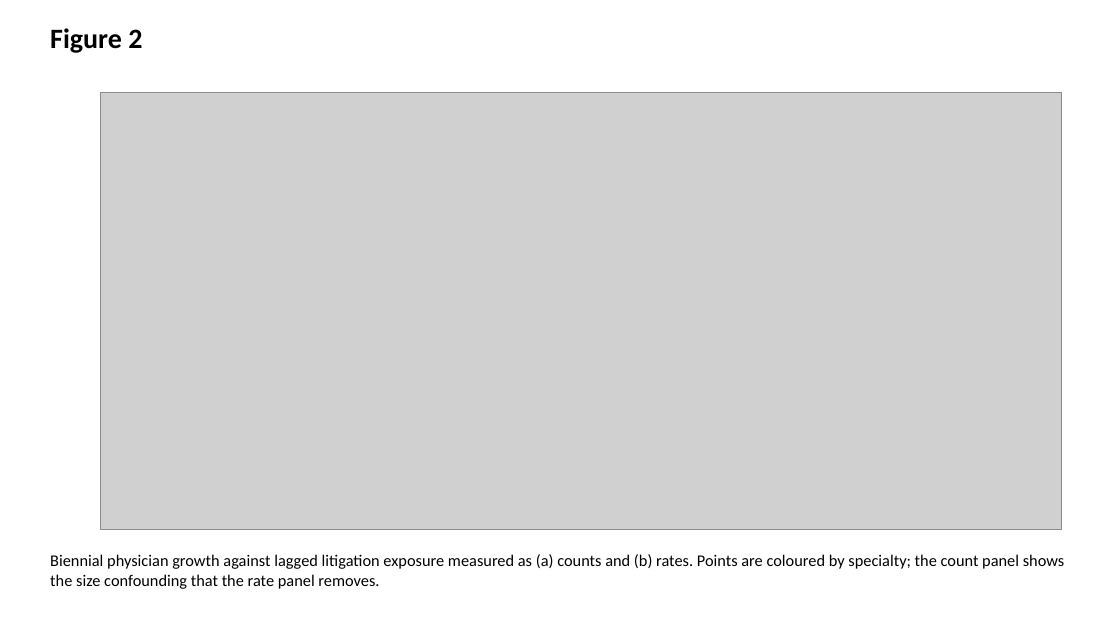
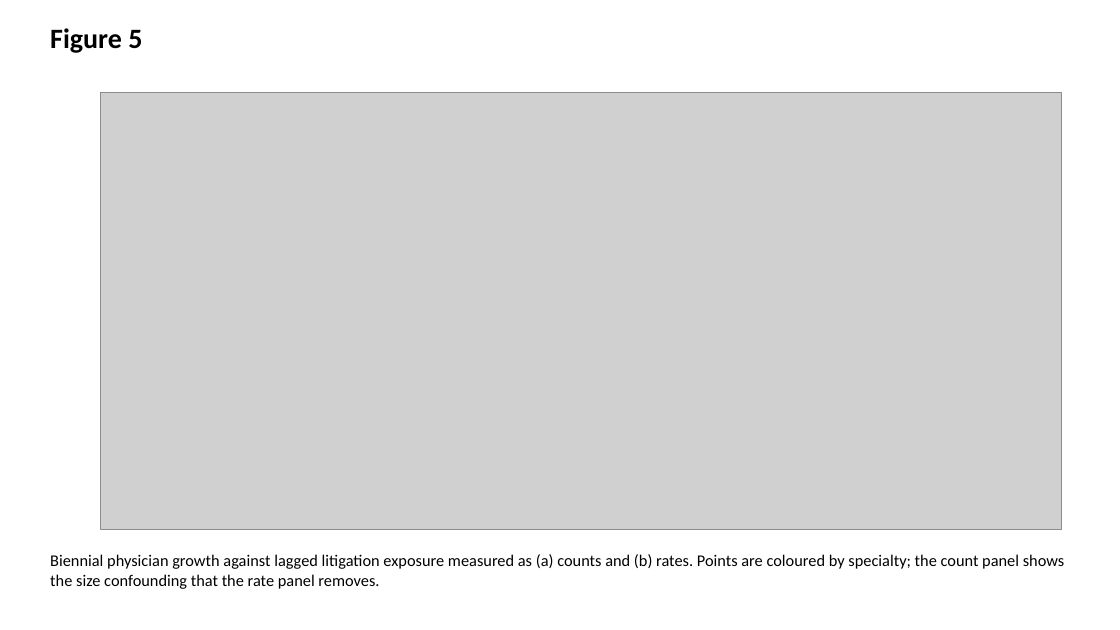
Before and after one commit to bougtoir/medical-accident-its-analysis, a slide deck: slide 5 of medical_accident_its_analysis/manuscript/bpp_figures.pptx (slide 2 before the commit). Drawn at 1120x630 pixels with LibreOffice and Linux fonts; fonts in the diff are those of the drawing; grey boxes stand for pictures. Boxes give left, top, right and bottom in pixels: in the first picture for what was removed or moved away, otherwise in the second. Text is boxed around its words. In the diff, an @@ line names an element or a change of style, - is before the commit and + after.

```diff
--- a/medical_accident_its_analysis/manuscript/bpp_figures.pptx
+++ b/medical_accident_its_analysis/manuscript/bpp_figures.pptx
@@ text at bbox=[50, 28, 142, 53]: text changed @@
-Figure 2
+Figure 5
```
Also in this commit, not shown: 6 other slides changed, 10 other files.
